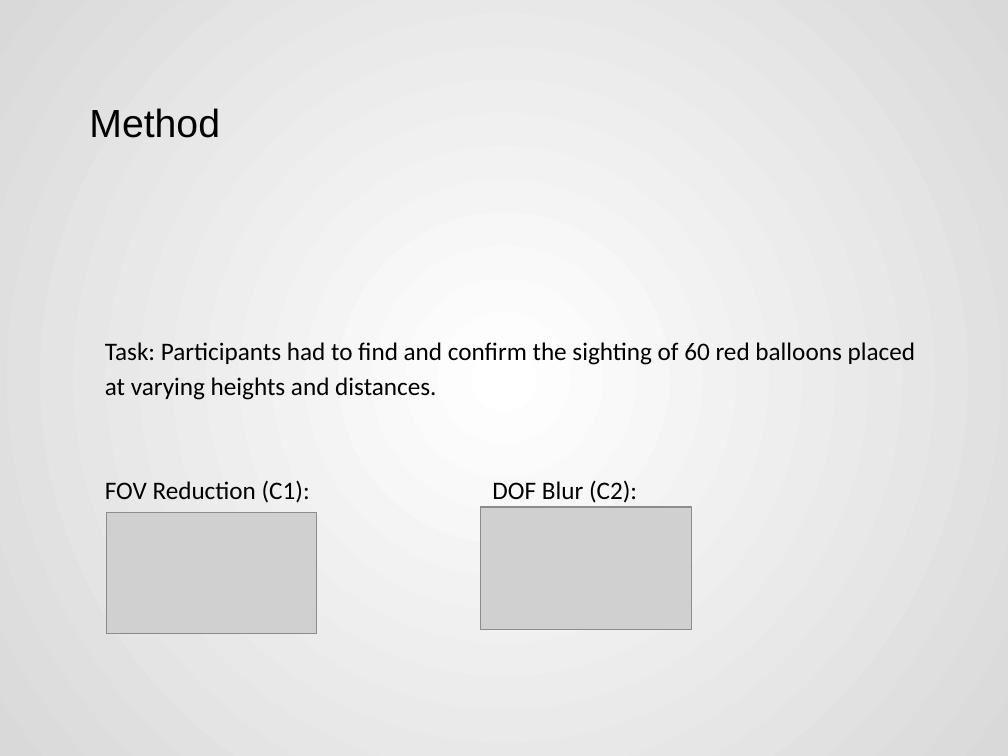
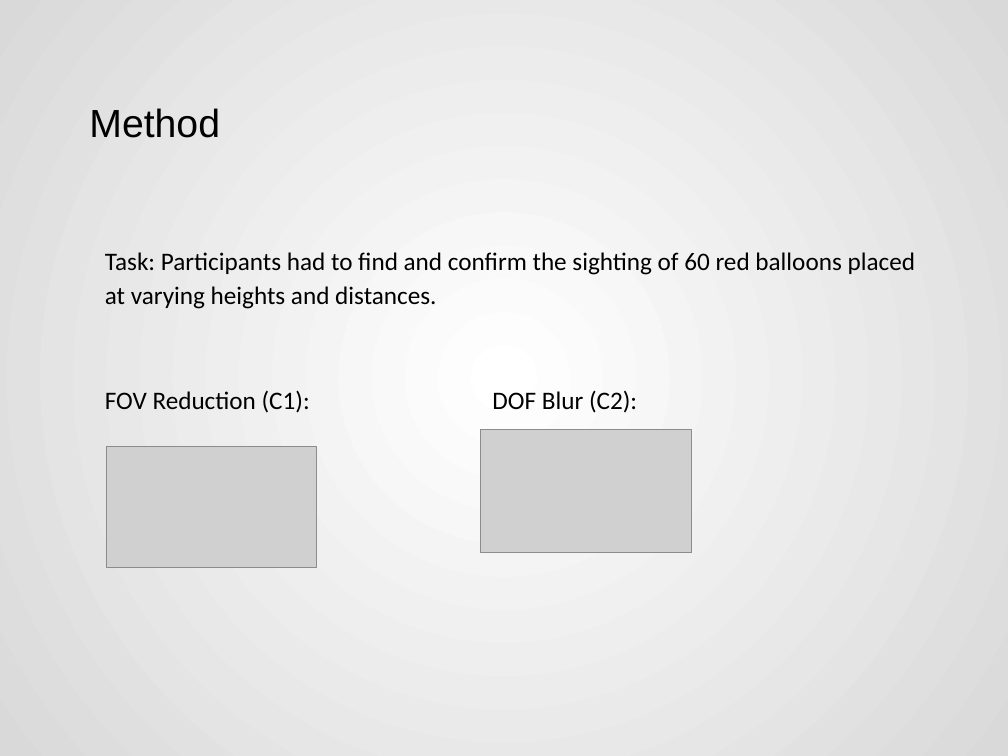
Before and after one commit to Akash3121/3D, a slide deck: slide 11 of Paper-Presentation/Akash - VR_Sickness_Mitigation_Methods_Presentation.pptx. Drawn at 1008x756 pixels with LibreOffice and Linux fonts; fonts in the diff are those of the drawing; grey boxes stand for pictures. Boxes give left, top, right and bottom in pixels: in the first picture for what was removed or moved away, otherwise in the second. Text is boxed around its words. In the diff, an @@ line names an element or a change of style, - is before the commit and + after.

```diff
--- a/Paper-Presentation/Akash - VR_Sickness_Mitigation_Methods_Presentation.pptx
+++ b/Paper-Presentation/Akash - VR_Sickness_Mitigation_Methods_Presentation.pptx
@@ text "Task: Participants had to find ...": place and size @@
-text "Task: Participants had to find ..." at box(105, 342, 915, 503)
+text "Task: Participants had to find ..." at box(105, 252, 915, 413)
@@ picture: place and size @@
-picture at box(106, 512, 316, 634)
+picture at box(106, 447, 316, 569)
@@ picture: place and size @@
-picture at box(481, 507, 691, 630)
+picture at box(481, 429, 691, 552)
```
